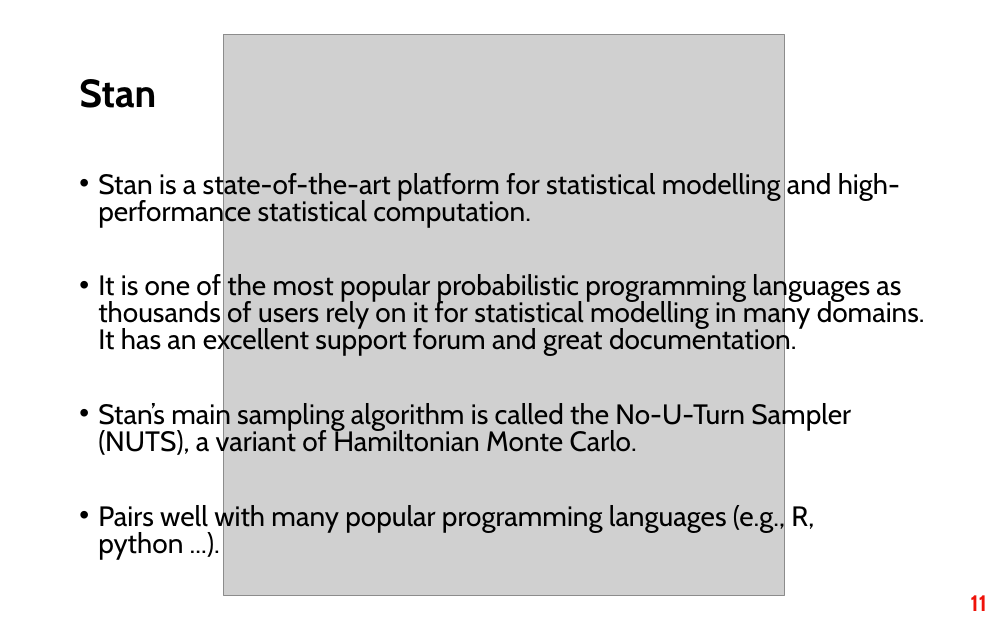
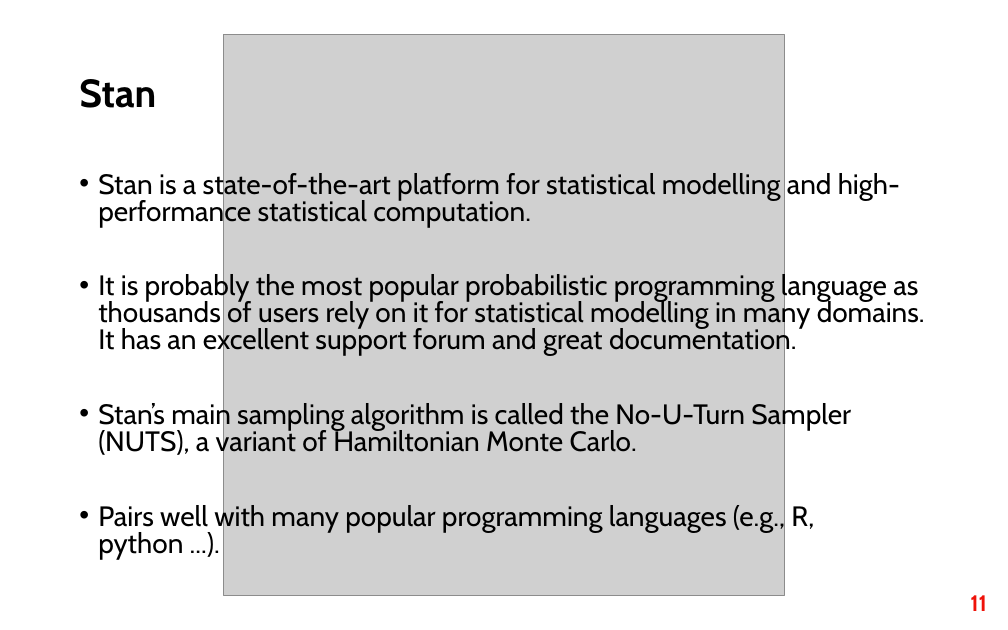
Before and after one commit to fri-datascience/course_bs, a slide deck: slide 11 of Session_02b_Probabilistic_programming/Probabilistic_programming.pptx. Drawn at 1008x630 pixels with LibreOffice and Linux fonts; fonts in the diff are those of the drawing; grey boxes stand for pictures. Boxes give left, top, right and bottom in pixels: in the first picture for what was removed or moved away, otherwise in the second. Text is boxed around its words. In the diff, an @@ line names an element or a change of style, - is before the commit and + after.

Commit message:
Updated the code so it matches the latest Stan conventions.

```diff
--- a/Session_02b_Probabilistic_programming/Probabilistic_programming.pptx
+++ b/Session_02b_Probabilistic_programming/Probabilistic_programming.pptx
@@ text at <box>98,272,925,356</box>: text changed @@
-• It is one of the most popular probabilistic programming languages as thousands of users rely on it for statistical modelling in many domains. It has an excellent support forum and great documentation.
+• It is probably the most popular probabilistic programming language as thousands of users rely on it for statistical modelling in many domains. It has an excellent support forum and great documentation.
```
Also in this commit, not shown: 5 other slides changed, 1 slide added, 1 slide removed, 24 other files.
